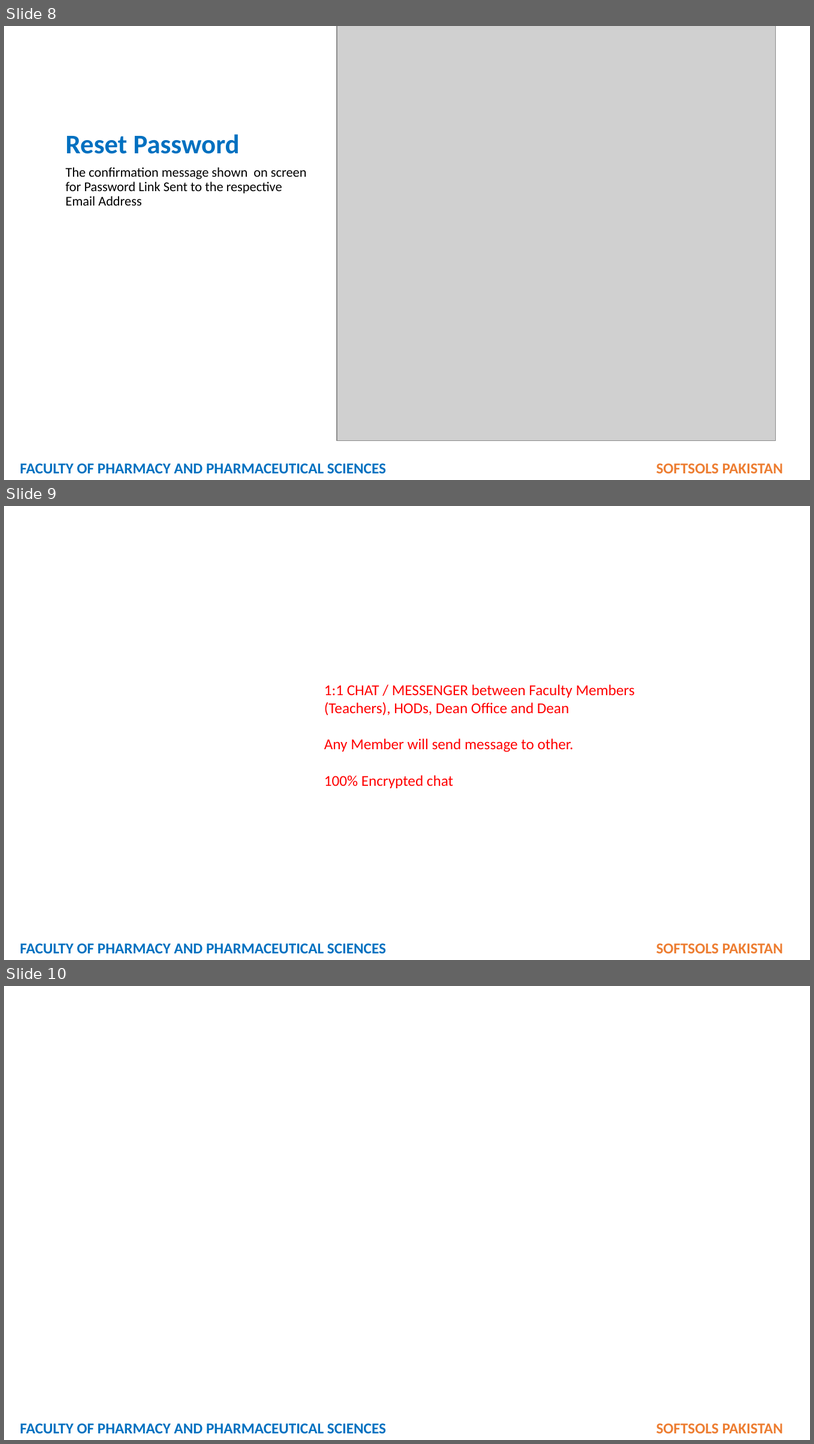
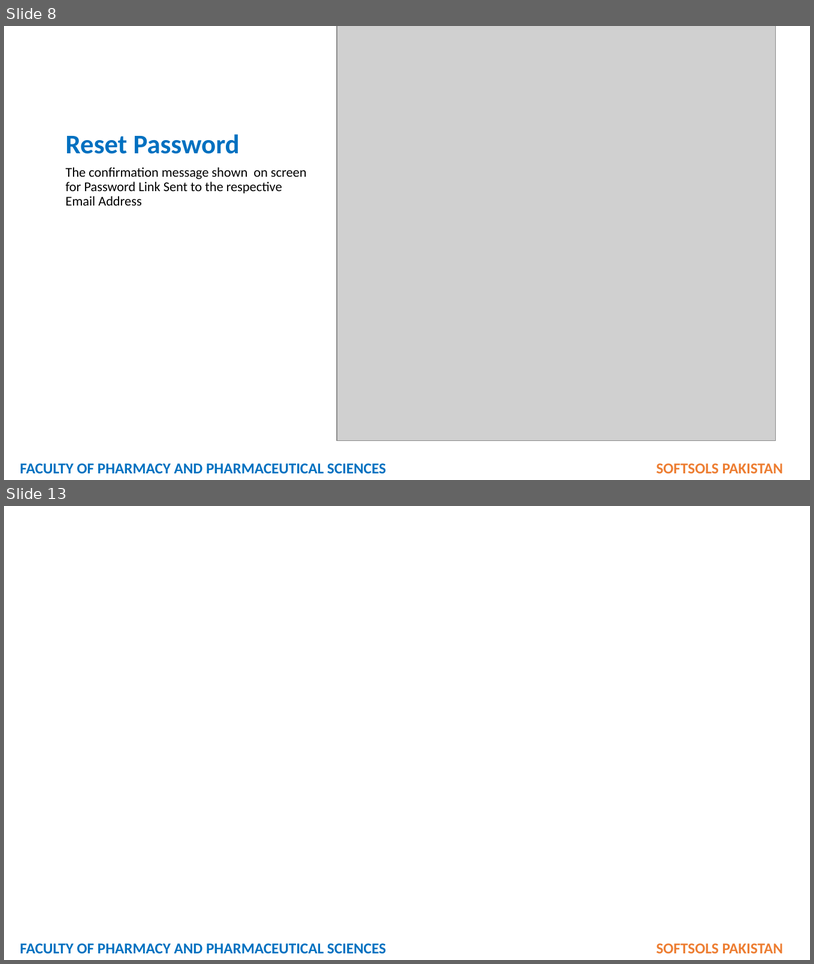
Before and after one commit to softsolspk1/fop, a slide deck: STUDENT REGISTRATION.pptx. Shown one above the other, each under a label of ours: slides 8, 9 and 10 before the commit, slides 8 and 13 after it; the slides between them are not shown. The pictures are 814x1444 and 814x964 pixels, drawn with LibreOffice and Linux fonts; fonts in the diff are those of the drawing; grey boxes stand for pictures; background and template pictures are left out. Boxes give left, top, right and bottom in pixels: in the first picture for what was removed or moved away, otherwise in the second. Text is boxed around its words. In the diff, an @@ line names an element or a change of style, - is before the commit and + after.

```diff
--- a/STUDENT REGISTRATION.pptx
+++ b/STUDENT REGISTRATION.pptx
@@ slide 9 removed at [4,506,810,960], background picture (left out) @@
@@ text removed at [324,684,635,788] @@
-1:1 CHAT / MESSENGER between Faculty Members (Teachers), HODs, Dean Office and Dean
-Any Member will send message to other.
-100% Encrypted chat
@@ text removed at [20,943,783,954] @@
-FACULTY OF PHARMACY AND PHARMACEUTICAL SCIENCES SOFTSOLS PAKISTAN
@@ what was slide 10 is now slide 13 @@
```
Also in this commit, not shown: 1 slide changed, 2 slides added, 9 other files.
